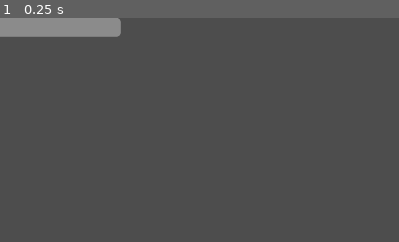
Above: before the commit, frame 1.
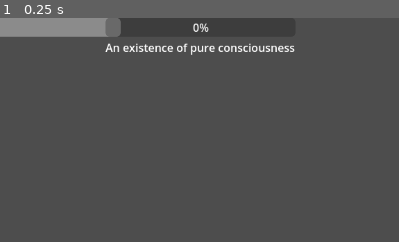
Above: after the commit, the same moment.

Repository: RavenRandomz/cube-extentialis-bossfight
Game: Godot game, scene res://testworld.tscn
Two runs of this game, one before a commit and one after it. Both use one fixed random seed, a clock stepped at 60 frames per second and the inputs below.
Inputs:
- Up to frame 1 (0.25 s): no input
The pictures show only the part of the screen within x 25-75%, y 0-50%; the shares and areas given below are measured in that part.

The runs differ from the first frame. In frame 1, 1.3% of the frame differs, in the area x 26-74%, y 0-17%.

Commit message:
Add boss fight HUD to test scene

Diff:
--- a/testworld.tscn
+++ b/testworld.tscn
@@ -1,9 +1,10 @@
-[gd_scene load_steps=8 format=3 uid="uid://c8tcdkqy05qfo"]
+[gd_scene load_steps=9 format=3 uid="uid://c8tcdkqy05qfo"]
 
 [ext_resource type="Script" path="res://scripts/damage_box.gd" id="1_3648u"]
 [ext_resource type="PackedScene" uid="uid://bnlvq0ut74cfd" path="res://character/player.tscn" id="1_tsfjo"]
 [ext_resource type="PackedScene" uid="uid://db8eme6e062u" path="res://enemies/boss.tscn" id="2_6tpxl"]
 [ext_resource type="PackedScene" uid="uid://cmmulbrsy1iwr" path="res://GUI/player_hud.tscn" id="4_wpvqo"]
+[ext_resource type="PackedScene" uid="uid://cr5t0ilnjw5f3" path="res://GUI/boss_fight_hud.tscn" id="5_64iom"]
 
 [sub_resource type="BoxShape3D" id="BoxShape3D_pdxfl"]
 
@@ -49,4 +50,6 @@
 
 [node name="PlayerHUD" parent="." instance=ExtResource("4_wpvqo")]
 
+[node name="BossFightHUD" parent="." instance=ExtResource("5_64iom")]
+
 [connection signal="body_shape_entered" from="DamageBox2/Area3D" to="DamageBox2" method="_on_area_3d_body_shape_entered"]
